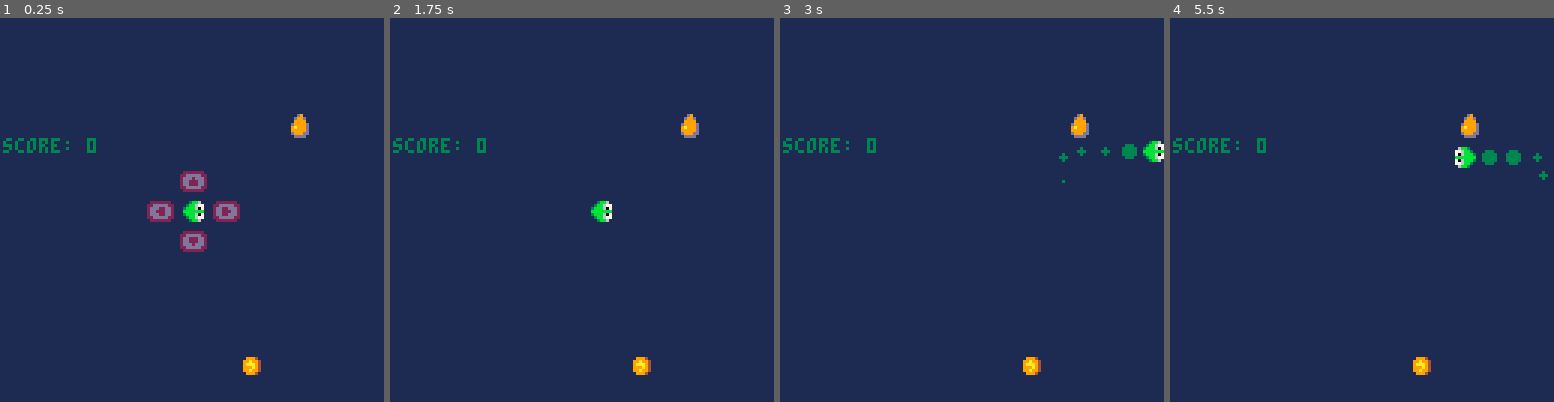
Above: before the commit, frames 1-4 (left to right).
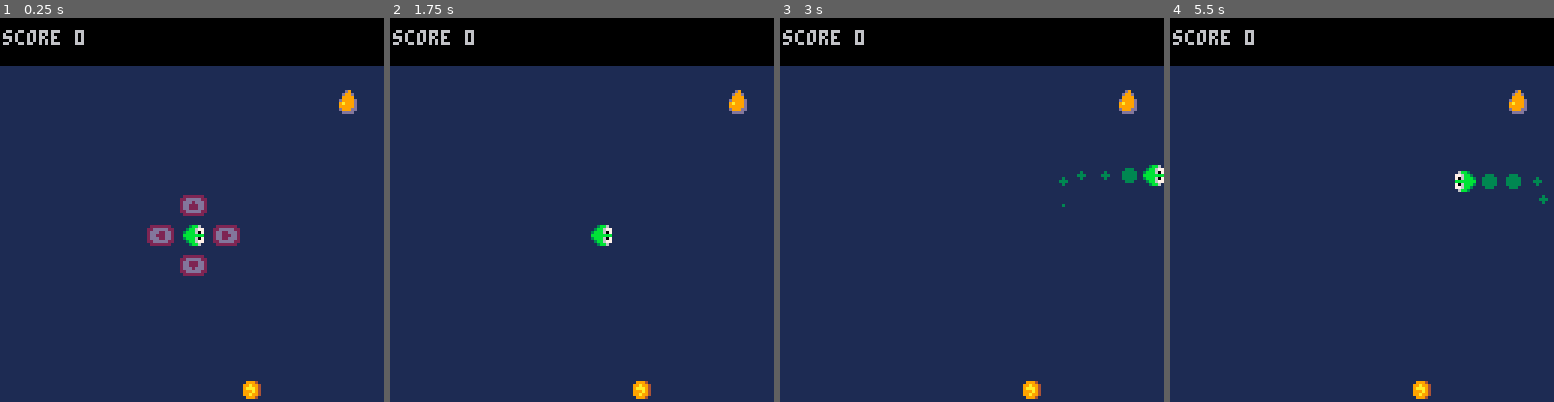
Above: after the commit, the same moments.

Repository: beetrootpaul/avoid-your-past
Game: PICO-8 cartridge avoid-your-past.p8
Same seed, same stepped clock (60 frames per second), same inputs: the game is played once before the commit and once after it.
Inputs:
- Up to frame 1 (0.25 s): no input
- Up to frame 2 (1.75 s): tap X (X key) at 0.33, 1.07 s; tap O (Z key) at 0.7, 1.7 s; hold Right from 1.6 s (still down)
- Up to frame 3 (3 s): tap X (X key) at 1.85, 2.97 s; release Right at 2.1 s; tap O (Z key) at 2.1, 2.5, 2.9 s; hold Up 2.15-2.42 s; hold Right from 2.47 s (still down)
- Up to frame 4 (5.5 s): release Right at 3.03 s; hold Left 3.08-3.58 s; tap O (Z key) every 0.4 s from 3.3 to 5.3 s; hold Down 3.63-3.97 s; hold Right 4.02-4.68 s; tap X (X key) at 4.08, 5.2 s; hold Up 4.73-5.03 s; hold Left from 5.08 s (still down)

The runs differ from the first frame. In frame 1, 17% of the frame differs, in the area x 0-100%, y 0-100%; in frame 2, 14%; in frame 3, 15%; in frame 4, 15%.

Commit message:
topbar with score and current special phase

Diff:
--- a/avoid-your-past.p8
+++ b/avoid-your-past.p8
@@ -13,6 +13,7 @@
 #include src/memory.lua
 #include src/memory_chain.lua
 #include src/player.lua
+#include src/topbar.lua
 #include src/trail_particle.lua
 
 #include src/main.lua
--- a/src/item.lua
+++ b/src/item.lua
@@ -2,16 +2,17 @@
 
 function new_item(params)
     local animated_sprite = params.animated_sprite
-    local tile_x = params.tile_x
-    local tile_y = params.tile_y
     local collision_circle_r = params.collision_circle_r
 
-    local it = {}
+    local it = {
+        tile_x = params.tile_x,
+        tile_y = params.tile_y,
+    }
 
     it.collision_circle = function()
         return {
-            x = (tile_x - 1) * u.tile_length + u.tile_length / 2 - 0.5,
-            y = (tile_y - 1) * u.tile_length + u.tile_length / 2 - 0.5,
+            x = (it.tile_x - 1) * u.tile_length + u.tile_length / 2 - 0.5,
+            y = (it.tile_y - 1) * u.tile_length + u.tile_length / 2 - 0.5,
             r = collision_circle_r,
         }
     end
@@ -25,8 +26,8 @@
         palt(u.colors.dark_blue, true)
         spr(
             animated_sprite.current_sprite(),
-            (tile_x - 1) * u.tile_length,
-            (tile_y - 1) * u.tile_length
+            (it.tile_x - 1) * u.tile_length,
+            u.topbar_h_px + (it.tile_y - 1) * u.tile_length
         )
         palt()
     end
--- a/src/level.lua
+++ b/src/level.lua
@@ -34,7 +34,7 @@
         local available_tiles = {}
         local margin_tiles = 1
         for tile_x = 1 + margin_tiles, u.screen_edge_tiles - margin_tiles do
-            for tile_y = 1 + margin_tiles, u.screen_edge_tiles - margin_tiles do
+            for tile_y = 1 + margin_tiles, u.screen_edge_tiles - u.topbar_h_tiles - margin_tiles do
                 if not tiles_close_to_player[tile_x .. "_" .. tile_y] then
                     add(available_tiles, { tile_x = tile_x, tile_y = tile_y })
                 end
@@ -60,6 +60,9 @@
             local next_chosen_tile = rnd(available_tiles)
             if next_chosen_tile then
                 local probability = rnd(1)
+                if __debug__ then
+                    printh(probability)
+                end
                 if probability < 0.3 then
                     invulnerability_trigger = new_item({
                         tile_x = next_chosen_tile.tile_x,
@@ -149,24 +152,28 @@
         if bg_pattern then
             fillp(bg_pattern)
         end
-        rectfill(0, 0, u.screen_edge_length - 1, u.screen_edge_length - 1, bg_color + 16 * bg_color_normal)
+        rectfill(
+            0, u.topbar_h_px,
+            u.screen_edge_px - 1, u.screen_edge_px - 1,
+            bg_color + 16 * bg_color_normal
+        )
         if bg_pattern then
             fillp()
         end
 
-        local tiles_close_to_player = get_tiles_close_to_player()
         if __debug__ then
+            local tiles_close_to_player = get_tiles_close_to_player()
             for tile_x = 1, u.screen_edge_tiles do
-                for tile_y = 1, u.screen_edge_tiles do
+                for tile_y = 1, u.screen_edge_tiles - u.topbar_h_tiles do
                     line(
-                        (tile_x - 1) * u.tile_length, (tile_y - 1) * u.tile_length,
-                        (tile_x - 1) * u.tile_length, (tile_y - 1) * u.tile_length,
+                        (tile_x - 1) * u.tile_length, u.topbar_h_px + (tile_y - 1) * u.tile_length,
+                        (tile_x - 1) * u.tile_length, u.topbar_h_px + (tile_y - 1) * u.tile_length,
                         u.colors.violet_grey
                     )
                     if tiles_close_to_player[tile_x .. "_" .. tile_y] then
                         rectfill(
-                            (tile_x - 1) * u.tile_length, (tile_y - 1) * u.tile_length,
-                            tile_x * u.tile_length - 1, tile_y * u.tile_length - 1,
+                            (tile_x - 1) * u.tile_length, u.topbar_h_px + (tile_y - 1) * u.tile_length,
+                            tile_x * u.tile_length - 1, u.topbar_h_px + tile_y * u.tile_length - 1,
                             u.colors.purple
                         )
                     end
--- a/src/main.lua
+++ b/src/main.lua
@@ -11,6 +11,8 @@
 local level = new_level({
     player = player,
 })
+
+local tb = new_topbar()
 
 local score = 0
 
@@ -46,7 +48,7 @@
 function hide_coins()
     can_collect_coins = false
     special_phase = {
-        label = "cannot collect",
+        label = "cannot collect coins",
         color = u.colors.orange,
         ttl_max = 90,
         ttl = 90,
@@ -190,57 +192,32 @@
         end)
     end
 
-    if special_phase then
-        print(special_phase.label, 1, 1, u.colors.red)
-        local progress_x = 1
-        local progress_y = u.text_height_px + 2
-        local progress_w = 60
-        local progress_h = 10
-        local border = 1
-        rect(
-            progress_x,
-            progress_y,
-            progress_x + progress_w - 1,
-            progress_y + progress_h - 1,
-            u.colors.white
-        )
-        rectfill(
-            progress_x + border,
-            progress_y + border,
-            progress_x + border + progress_w - 2 * border - 1,
-            progress_y + border + progress_h - 2 * border - 1,
-            u.colors.black
-        )
-        rectfill(
-            progress_x + border,
-            progress_y + border,
-            progress_x + border + (special_phase.ttl / special_phase.ttl_max) * (progress_w - 2 * border - 1),
-            progress_y + border + progress_h - 2 * border - 1,
-            special_phase.color
-        )
-    end
-
-    print("score: " .. tostr(score), 1, 40, u.colors.dark_green)
+    tb.draw({
+        score = score,
+        special_phase = special_phase,
+    })
 
     if game_state == "start" then
         local margin = 3
         local time_dependent_boolean = u.boolean_changing_every_nth_second(0.5)
         local glyph_color = time_dependent_boolean and u.colors.light_grey or u.colors.violet_grey
-        u.print_with_outline("⬅️", player.x - player.r - margin - 8, player.y - 2, glyph_color, u.colors.purple)
-        u.print_with_outline("➡️", player.x + player.r + margin + 2, player.y - 2, glyph_color, u.colors.purple)
-        u.print_with_outline("⬆️", player.x - 3, player.y - player.r - margin - 6, glyph_color, u.colors.purple)
-        u.print_with_outline("⬇️", player.x - 3, player.y + player.r + margin + 2, glyph_color, u.colors.purple)
-    end
-end
-
--- TODO: extract some noise out of main.lua
+        u.print_with_outline("⬅️", player.x - player.r - margin - 8, u.topbar_h_px + player.y - 2, glyph_color, u.colors.purple)
+        u.print_with_outline("➡️", player.x + player.r + margin + 2, u.topbar_h_px + player.y - 2, glyph_color, u.colors.purple)
+        u.print_with_outline("⬆️", player.x - 3, u.topbar_h_px + player.y - player.r - margin - 6, glyph_color, u.colors.purple)
+        u.print_with_outline("⬇️", player.x - 3, u.topbar_h_px + player.y + player.r + margin + 2, glyph_color, u.colors.purple)
+    end
+end
+
 -- TODO: SFXs
 -- TODO: VFXs
--- TODO: better README: screenshots, explanation, keys
 -- TODO: entry screen with a game title and author (Twitter handle, www)
+-- TODO: polish arrows on start
+-- TODO: fix memory first moments
+
 -- TODO: rename memory triggers to coins
 -- TODO: rename invulnerable to negated vulnerable
+-- TODO: clean up, refactor, access through methods only
+
+-- TODO: better README: screenshots, explanation, keys
 -- TODO: add itch URL to GitHub repo details
 -- TODO: generate cart label image
--- TODO: clean up, refactor, access through methods only
--- TODO: polish arrows on start
--- a/src/memory.lua
+++ b/src/memory.lua
@@ -53,17 +53,16 @@
 
     m.draw = function()
         local color = m.is_active and u.colors.pink or u.colors.violet_grey
-        circfill(m.x, m.y, m.r, color)
         palt(u.colors.black, false)
         palt(u.colors.dark_blue, true)
         spr(
             sprite_for_direction[m.direction],
             m.x - m.r,
-            m.y - m.r
+            u.topbar_h_px + m.y - m.r
         )
         palt()
         if __debug__ then
-            circfill(m.x, m.y, m.r, u.colors.salmon)
+            circfill(m.x, u.topbar_h_px + m.y, m.r, u.colors.salmon)
         end
     end
 
--- a/src/player.lua
+++ b/src/player.lua
@@ -2,8 +2,8 @@
 
 function new_player()
     local p = {
-        x = u.screen_edge_length / 2,
-        y = u.screen_edge_length / 2,
+        x = u.screen_edge_px / 2,
+        y = (u.screen_edge_px - u.topbar_h_px) / 2,
         r = 3,
     }
 
@@ -46,8 +46,8 @@
     p.move = function()
         p.x = p.x + dx
         p.y = p.y + dy
-        p.x = mid(p.r, p.x, u.screen_edge_length - p.r - 1)
-        p.y = mid(p.r, p.y, u.screen_edge_length - p.r - 1)
+        p.x = mid(p.r, p.x, u.screen_edge_px - p.r - 1)
+        p.y = mid(p.r, p.y, u.screen_edge_px - u.topbar_h_px - p.r - 1)
     end
 
     p.draw = function()
@@ -56,11 +56,11 @@
         spr(
             sprite_for_direction[p.direction],
             p.x - p.r,
-            p.y - p.r
+            u.topbar_h_px + p.y - p.r
         )
         palt()
         if __debug__ then
-            circfill(p.x, p.y, p.r, u.colors.red)
+            circfill(p.x, u.topbar_h_px + p.y, p.r, u.colors.red)
         end
     end
 
--- /dev/null
+++ b/src/topbar.lua
@@ -0,0 +1,44 @@
+-- topbar
+
+function new_topbar()
+    local tb = {}
+
+    tb.draw = function(p)
+        rectfill(
+            0, 0,
+            u.screen_edge_px - 1, u.topbar_h_px - 1,
+            u.colors.black
+        )
+
+        local text_y = 4
+
+        if p.special_phase then
+            local progress_w = u.measure_text_width(p.special_phase.label)
+            local progress_x = u.screen_edge_px - progress_w - 1
+            local progress_y = text_y + u.text_height_px + 2
+            local progress_h = 1
+            print(
+                p.special_phase.label,
+                progress_x,
+                text_y,
+                u.colors.light_grey
+            )
+            rectfill(
+                progress_x,
+                progress_y,
+                progress_x + (p.special_phase.ttl / p.special_phase.ttl_max) * (progress_w - 1),
+                progress_y + progress_h - 1,
+                p.special_phase.color
+            )
+        end
+
+        print(
+            "score " .. tostr(p.score),
+            1,
+            text_y,
+            u.colors.light_grey
+        )
+    end
+
+    return tb
+end
--- a/src/trail_particle.lua
+++ b/src/trail_particle.lua
@@ -21,7 +21,7 @@
 
     to.draw = function()
         local r = flr((to.ttl / max_ttl) * (max_r + 0.9))
-        circfill(x, y, r, color)
+        circfill(x, u.topbar_h_px + y, r, color)
     end
 
     return to;
--- a/src/utils.lua
+++ b/src/utils.lua
@@ -45,9 +45,13 @@
             print(text, x, y, text_color)
         end,
 
-        screen_edge_length = 128,
+        screen_edge_px = 128,
 
         screen_edge_tiles = 16,
+
+        topbar_h_px = 16,
+
+        topbar_h_tiles = 1,
 
         text_height_px = 5,
 
